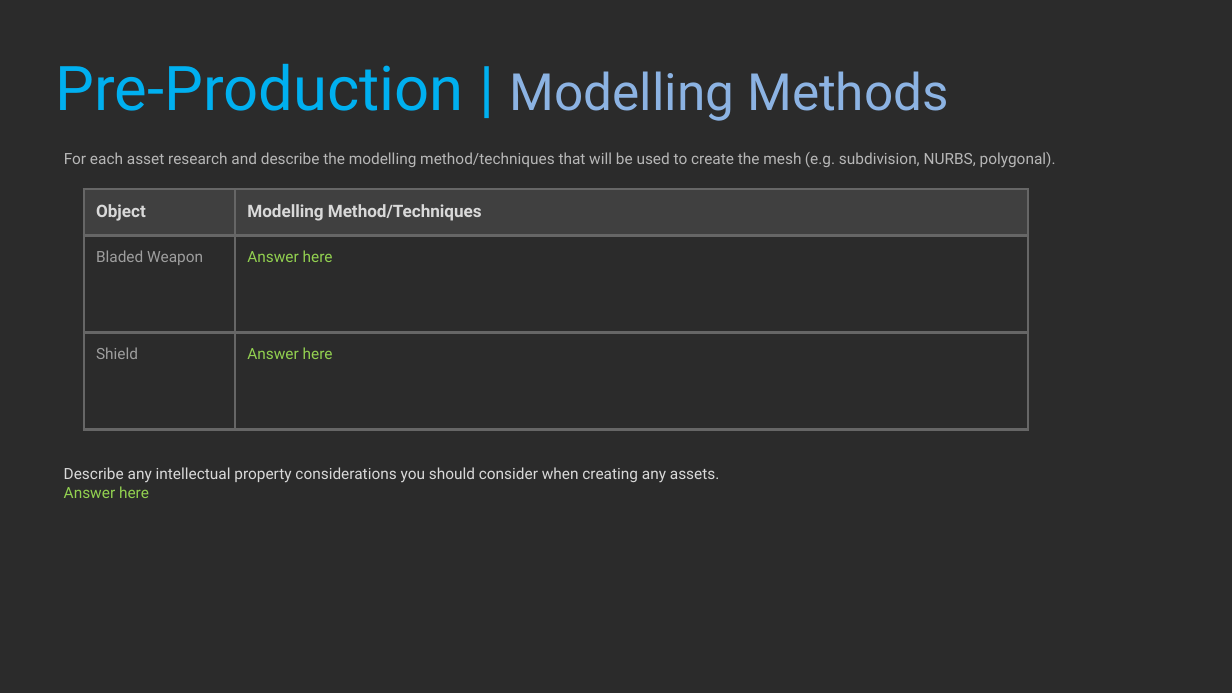
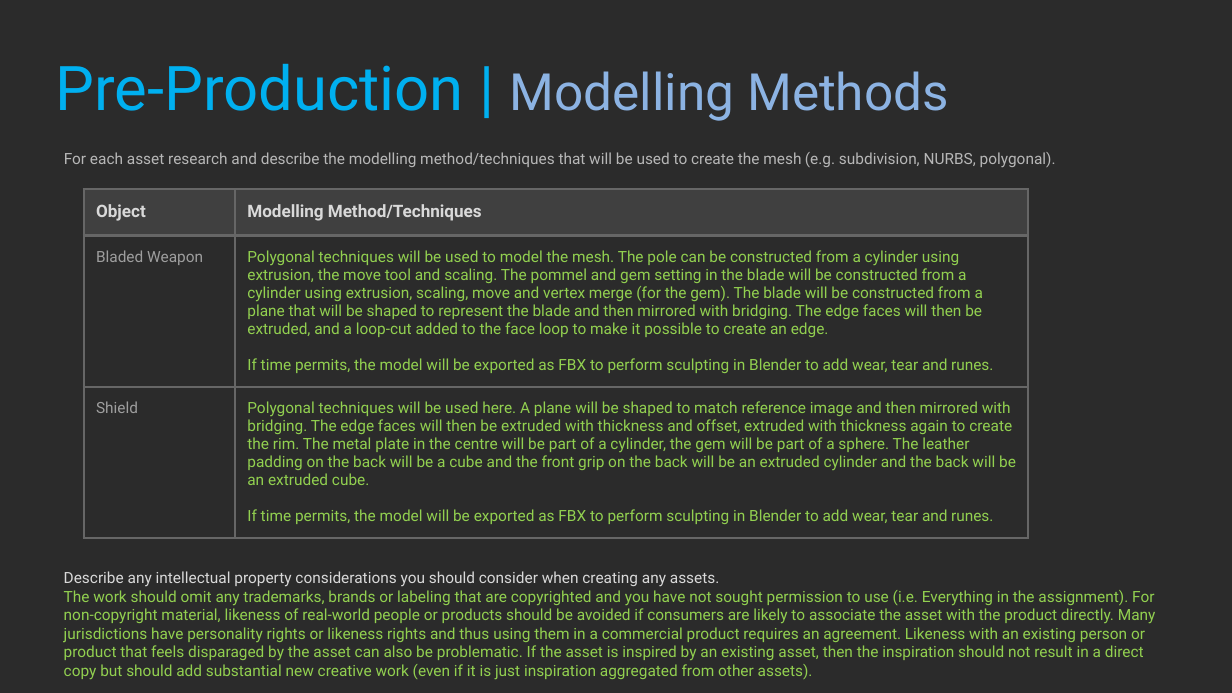
Before and after one commit to realityforge/aie_course, a slide deck: slide 12 of Assesment/3DArtPipeline_PeterDonald/3DArtPipeline_PeterDonald.pptx. Drawn at 1232x693 pixels with LibreOffice and Linux fonts; fonts in the diff are those of the drawing; background and template pictures are left out; a plain dark background stands for a picture behind light text. Boxes give left, top, right and bottom in pixels: in the first picture for what was removed or moved away, otherwise in the second. Text is boxed around its words. In the diff, an @@ line names an element or a change of style, - is before the commit and + after.

Commit message:
Add some answers into the worksheet

```diff
--- a/Assesment/3DArtPipeline_PeterDonald/3DArtPipeline_PeterDonald.pptx
+++ b/Assesment/3DArtPipeline_PeterDonald/3DArtPipeline_PeterDonald.pptx
@@ table at [84,188,1027,543] @@
-row 2, column 2: Answer here
+row 2, column 2: Polygonal techniques will be used to model the mesh. The pole can be constructed from a cylinder using extrusion, the move tool and scaling. The pommel and gem setting in the blade will be constructed from a cylinder using extrusion, scaling, move and vertex merge (for the gem). The blade will be constructed from a plane that will be shaped to represent the blade and then mirrored with bridging. The edge faces will then be extruded, and a loop-cut added to the face loop to make it possible to create an edge. / If time permits, the model will be exported as FBX to perform sculpting in Blender to add wear, tear and runes.
-row 3, column 2: Answer here
+row 3, column 2: Polygonal techniques will be used here. A plane will be shaped to match reference image and then mirrored with bridging. The edge faces will then be extruded with thickness and offset, extruded with thickness again to create the rim. The metal plate in the centre will be part of a cylinder, the gem will be part of a sphere. The leather padding on the back will be a cube and the front grip on the back will be an extruded cylinder and the back will be an extruded cube. / If time permits, the model will be exported as FBX to perform sculpting in Blender to add wear, tear and runes.
@@ text at [64,571,1156,680]: text changed; text colour #D9D9D9 to #92D050 @@
-Describe any intellectual property considerations you should consider when creating any assets.
-Answer here
+Describe any intellectual property considerations you should consider when creating any assets.
+The work should omit any trademarks, brands or labeling that are copyrighted and you have not sought permission to use (i.e. Everything in the assignment). For non-copyright material, likeness of real-world people or products should be avoided if consumers are likely to associate the asset with the product directly. Many jurisdictions have personality rights or likeness rights and thus using them in a commercial product requires an agreement. Likeness with an existing person or product that feels disparaged by the asset can also be problematic. If the asset is inspired by an existing asset, then the inspiration should not result in a direct copy but should add substantial new creative work (even if it is just inspiration aggregated from other assets).
```
Also in this commit, not shown: 3 other slides changed.
